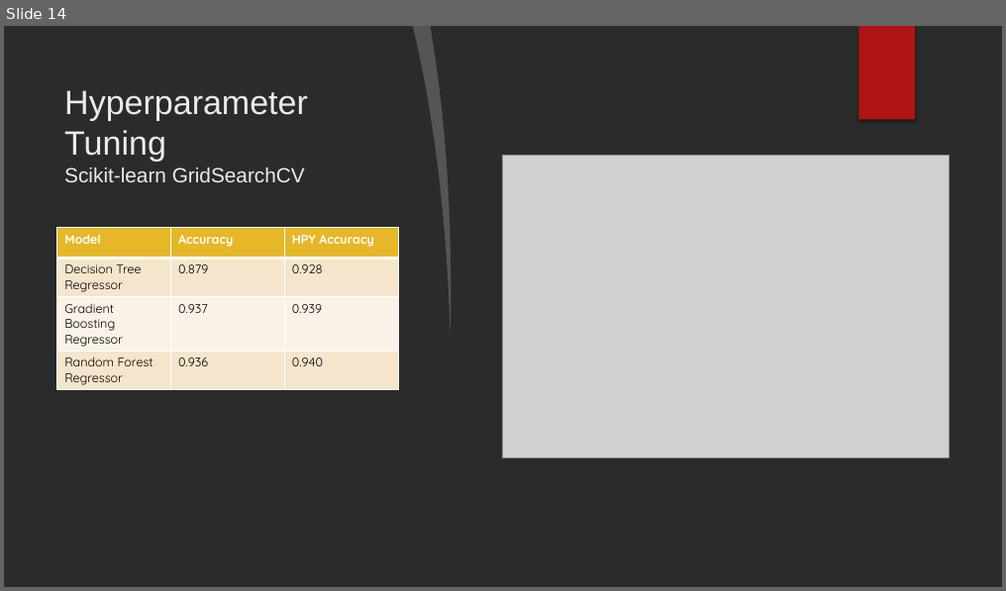
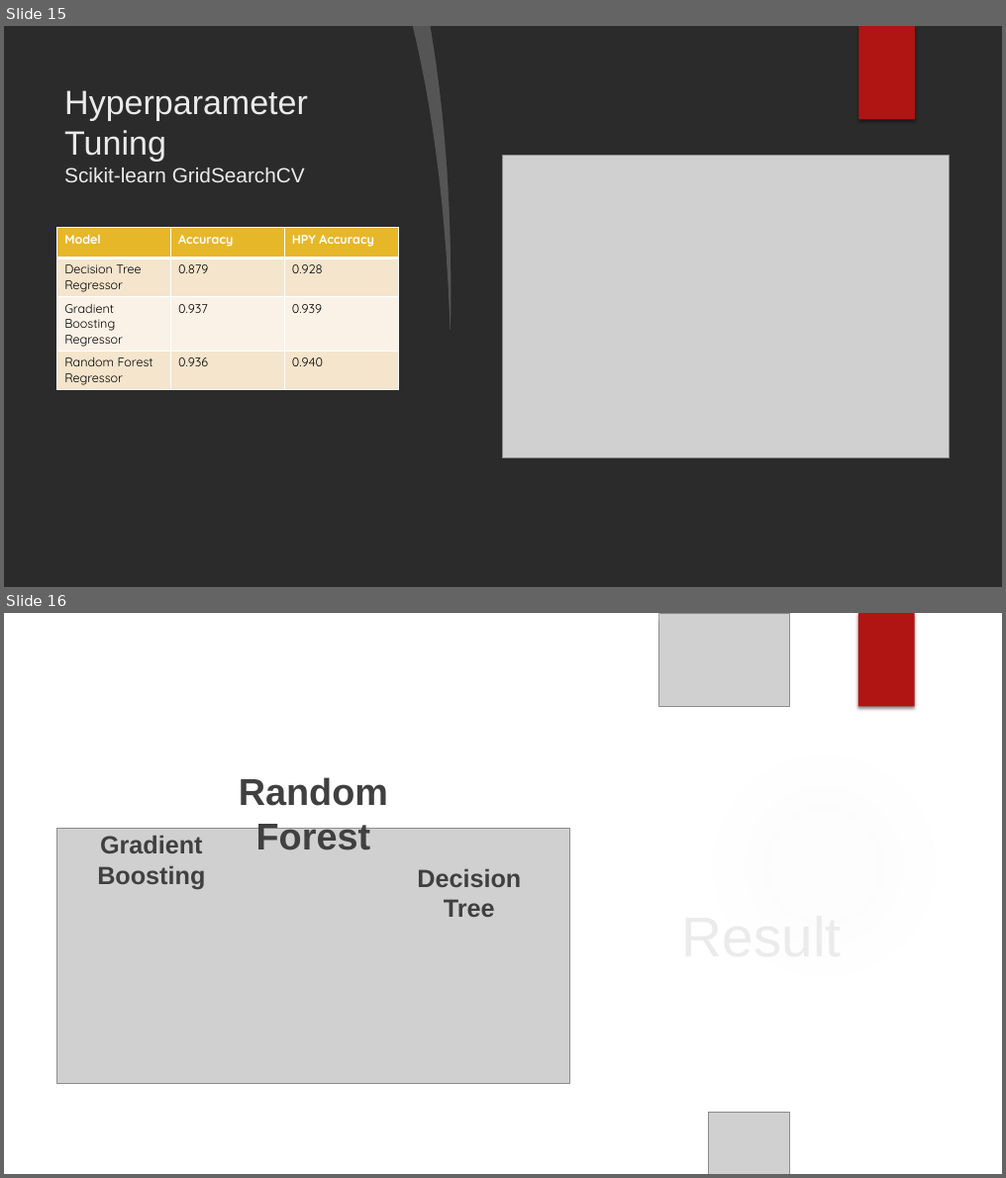
Before and after one commit to georgetown-analytics/Booksville, a slide deck: presentation/Booksville Presentation.pptx. Shown one above the other, each under a label of ours: slide 14 before the commit, slides 15 and 16 after it. The pictures are 1006x591 and 1006x1178 pixels, drawn with LibreOffice and Linux fonts; fonts in the diff are those of the drawing; grey boxes stand for pictures; background and template pictures are left out; a plain dark background stands for a picture behind light text. Boxes give left, top, right and bottom in pixels: in the first picture for what was removed or moved away, otherwise in the second. Text is boxed around its words. In the diff, an @@ line names an element or a change of style, - is before the commit and + after.

```diff
--- a/presentation/Booksville Presentation.pptx
+++ b/presentation/Booksville Presentation.pptx
@@ slide 16 added at bbox=[4, 613, 1002, 1174], background picture (left out) @@
@@ freeform shape added at bbox=[4, 613, 644, 1174], fill #FFFFFF @@
@@ freeform shape added at bbox=[615, 613, 660, 917], fill #FFFFFF at 20% opacity @@
@@ picture added at bbox=[659, 613, 790, 707] @@
@@ rectangle added at bbox=[858, 613, 915, 707], fill #B01513 @@
@@ title added at bbox=[675, 722, 949, 972], 54 pt, text #EBEBEB @@
+Result
@@ ellipse added at bbox=[709, 750, 939, 980], fill gradient #F3F3F3 @@
@@ ellipse added at bbox=[709, 750, 939, 980], fill gradient #F3F3F3 @@
@@ text added at bbox=[239, 777, 388, 851], 36 pt, text pattern #808080 on #404040, bold @@
+Random
+Forest
@@ picture added at bbox=[4, 832, 334, 1174] @@
@@ picture added at bbox=[4, 850, 129, 1044] @@
@@ picture added at bbox=[56, 829, 570, 1084] @@
@@ text added at bbox=[97, 836, 205, 889], 24 pt, text pattern #808080 on #404040, bold @@
+Gradient
+Boosting
@@ text added at bbox=[417, 869, 521, 917], 24 pt, text pattern #808080 on #404040, bold @@
+Decision
+Tree
@@ picture added at bbox=[709, 1112, 790, 1174] @@
@@ what was slide 14 is now slide 15 @@
```
Also in this commit, not shown: 5 slides changed, 4 other slides added, 4 slides removed.
